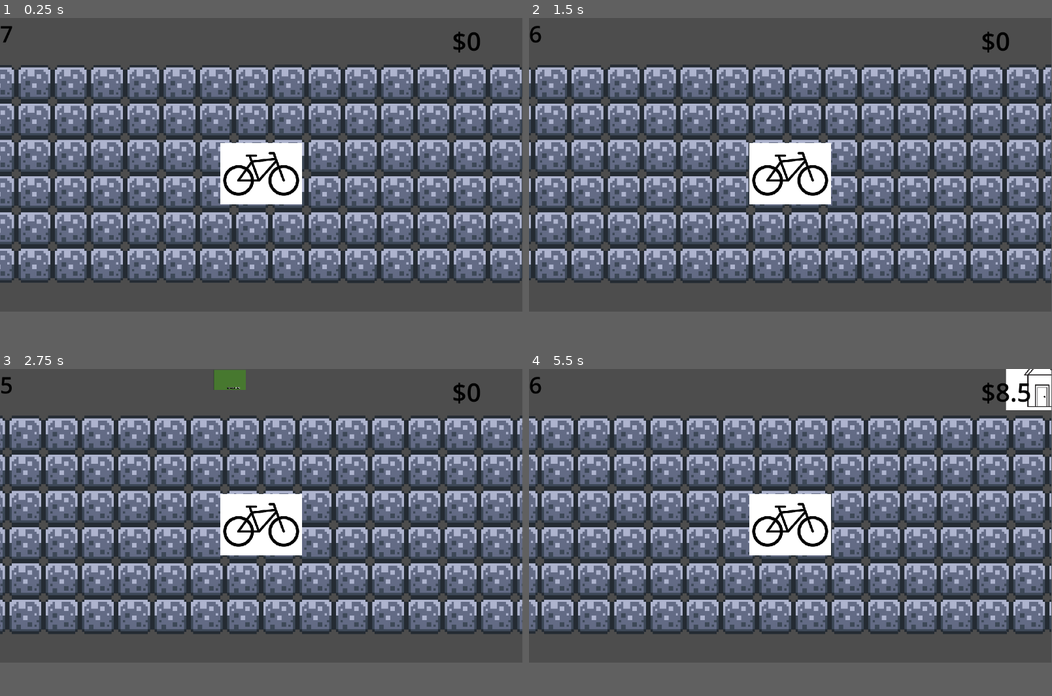
Above: before the commit, frames 1-4 (two rows, left to right).
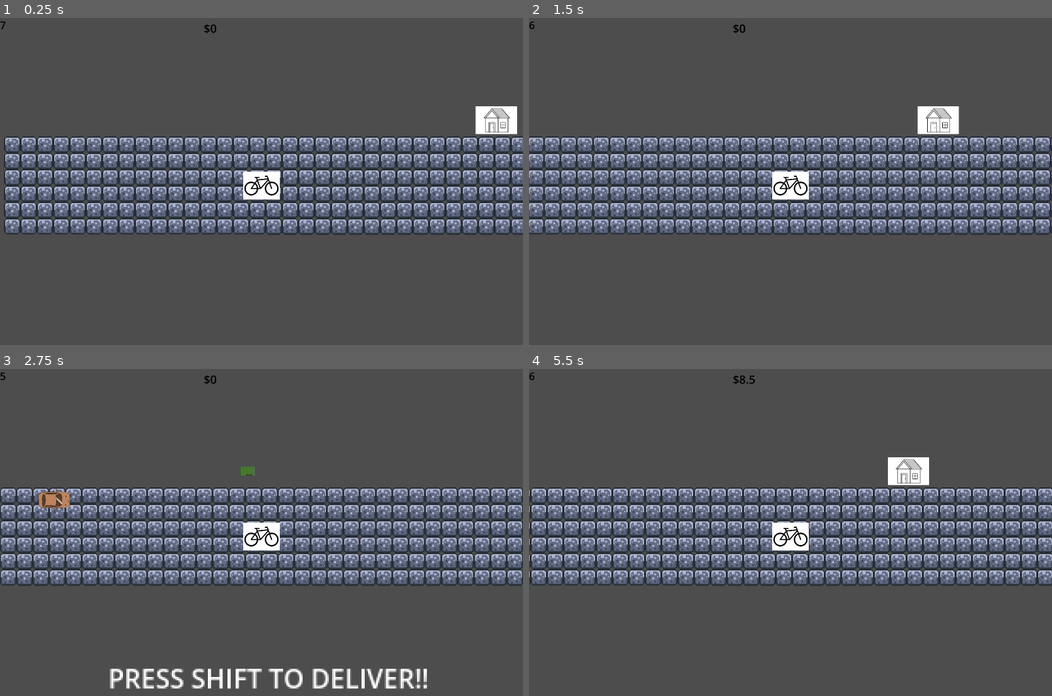
Above: after the commit, the same moments.

Repository: andreaTheCoder/brackeysgamejam
Game: Godot game, scene res://scenes/game.tscn
Same seed, same stepped clock (60 frames per second), same inputs: the game is played once before the commit and once after it.
Inputs:
- Up to frame 1 (0.25 s): no input
- Up to frame 2 (1.5 s): tap Enter at 0.5 s; hold Right (forward) 0.53-1.28 s; hold Space (button) 0.53-1.28 s; hold Left (backward) from 1.28 s (still down); tap Shift (deliver) at 1.35 s
- Up to frame 3 (2.75 s): release Left (backward) at 2.03 s; hold Right (forward) from 2.03 s (still down); hold Space (button) from 2.03 s (still down)
- Up to frame 4 (5.5 s): release Space (button) at 2.78 s; tap Shift (deliver) at 2.85, 5.1 s; release Right (forward) at 3.5 s; click "Next Delivery!" at 3.5 s; tap R (reset) at 4.25 s; hold Space (button) 4.28-5.03 s; hold Left (backward) from 4.28 s (still down)
In our replay, the window is 799x449 before the commit and 800x500 after it. These sizes can differ from the game's own. Grey fills any space a smaller window leaves; there, only what the larger window draws over its background counts as a difference.

The runs differ from the first frame. In frame 1, 52% of the frame differs, in the area x 0-100%, y 1-81%; in frame 2, 52%; in frame 3, 54%, in the area x 0-100%, y 0-98%; in frame 4, 53%.

Commit message:
deleted car and fixed input map

Diff:
--- a/project.godot
+++ b/project.godot
@@ -19,6 +19,11 @@
 
 Global="*res://scripts/global.gd"
 
+[display]
+
+window/size/viewport_width=3000
+window/size/viewport_height=2000
+
 [input]
 
 forward={
@@ -30,6 +35,7 @@
 backward={
 "deadzone": 0.2,
 "events": [Object(InputEventKey,"resource_local_to_scene":false,"resource_name":"","device":-1,"window_id":0,"alt_press …(195 unchanged characters)…
+, Object(InputEventKey,"resource_local_to_scene":false,"resource_name":"","device":-1,"window_id":0,"alt_pressed":false,"shift_pressed":false,"ctrl_pressed":false,"meta_pressed":false,"pressed":false,"keycode":0,"physical_keycode":65,"key_label":0,"unicode":97,"location":0,"echo":false,"script":null)
 ]
 }
 up={
Binary file removed: assets/npc car sprite.png
Not shown, removed: assets/npc car sprite.png.import
